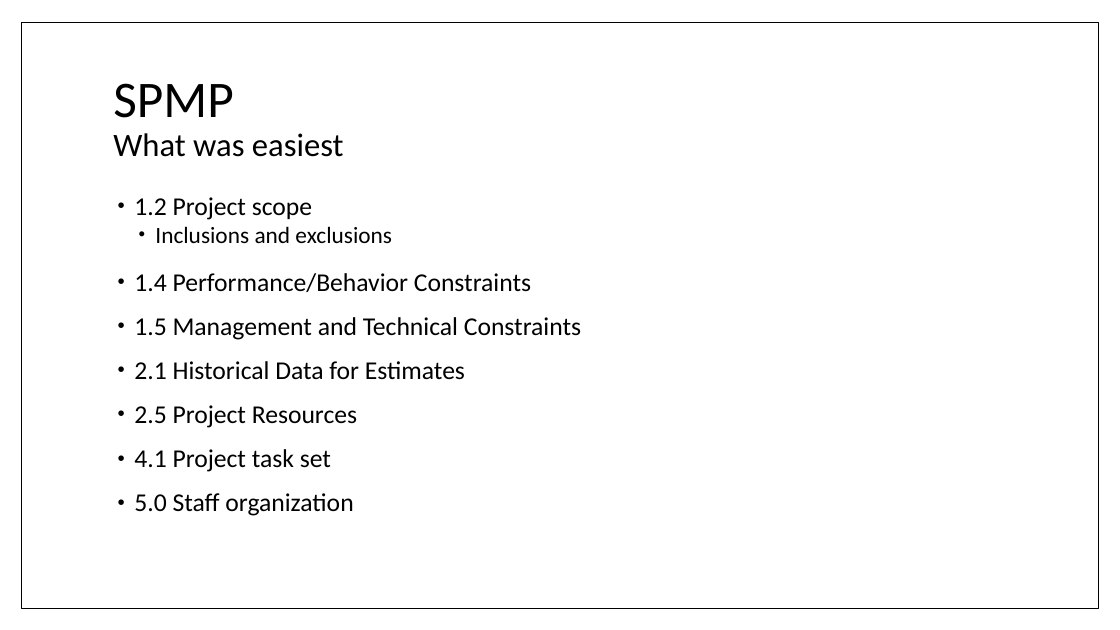
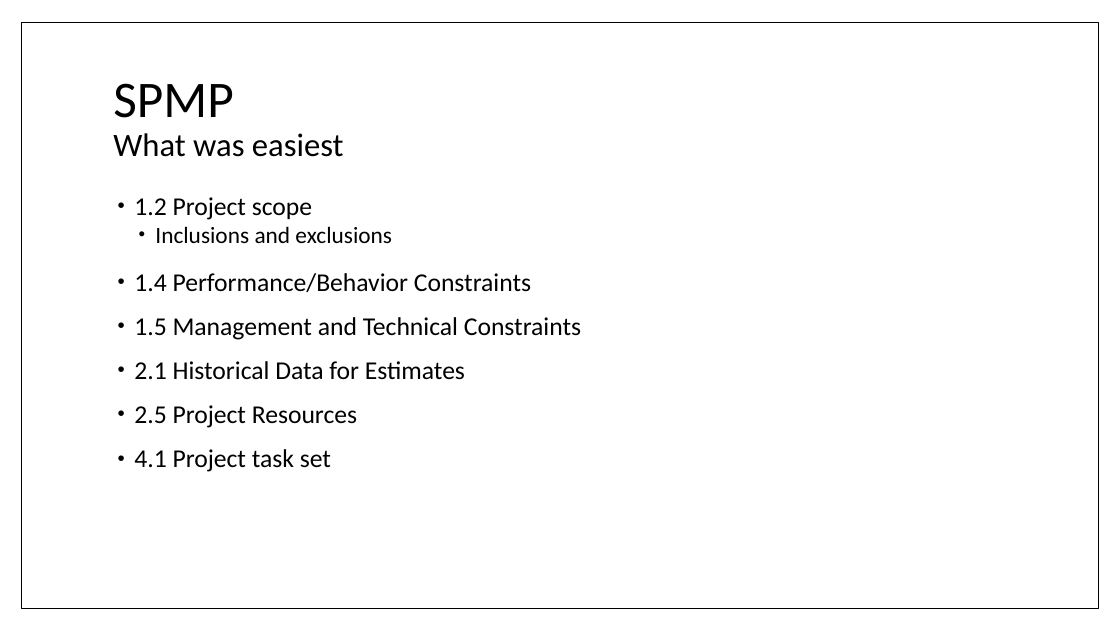
Before and after one commit to umdfeynman/umdfeynman, a slide deck: slide 15 of Work_In_Progress/CS/SPMP_Presentation.pptx. Drawn at 1120x630 pixels with LibreOffice and Linux fonts; fonts in the diff are those of the drawing. Boxes give left, top, right and bottom in pixels: in the first picture for what was removed or moved away, otherwise in the second. Text is boxed around its words. In the diff, an @@ line names an element or a change of style, - is before the commit and + after.

Commit message:
SPMP_Presentation

```diff
--- a/Work_In_Progress/CS/SPMP_Presentation.pptx
+++ b/Work_In_Progress/CS/SPMP_Presentation.pptx
@@ text at [134,493,353,516]: paragraph removed @@
-• 5.0 Staff organization
```
Also in this commit, not shown: 9 other slides changed.
